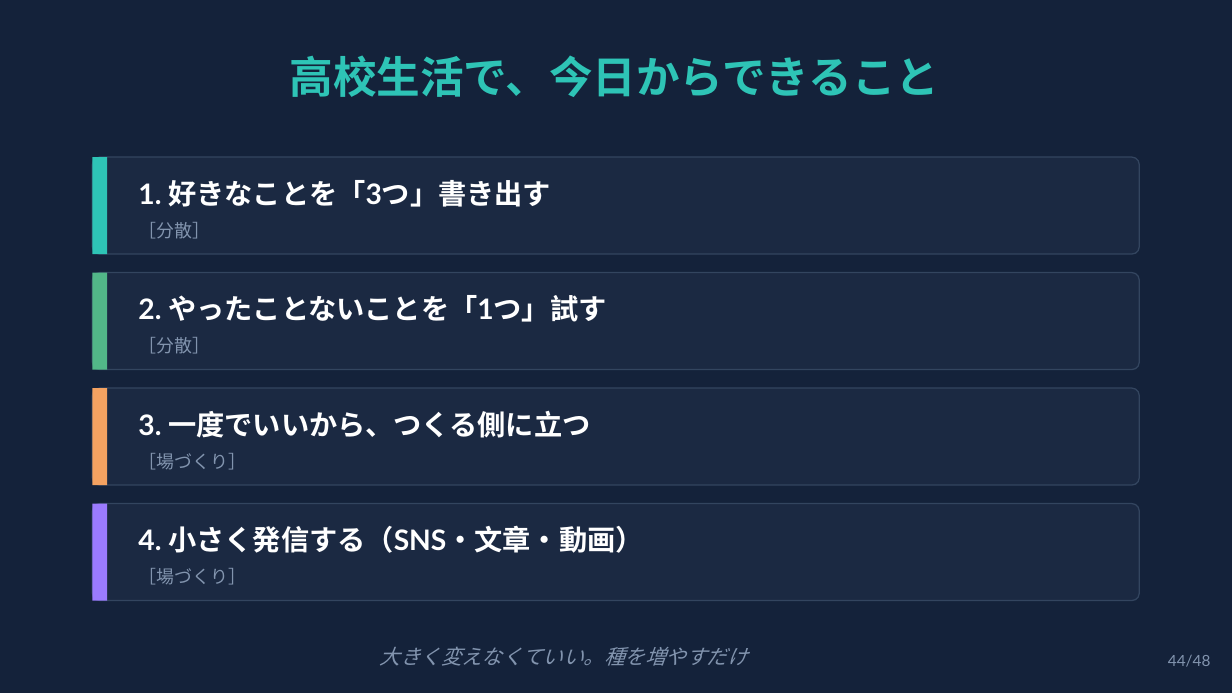
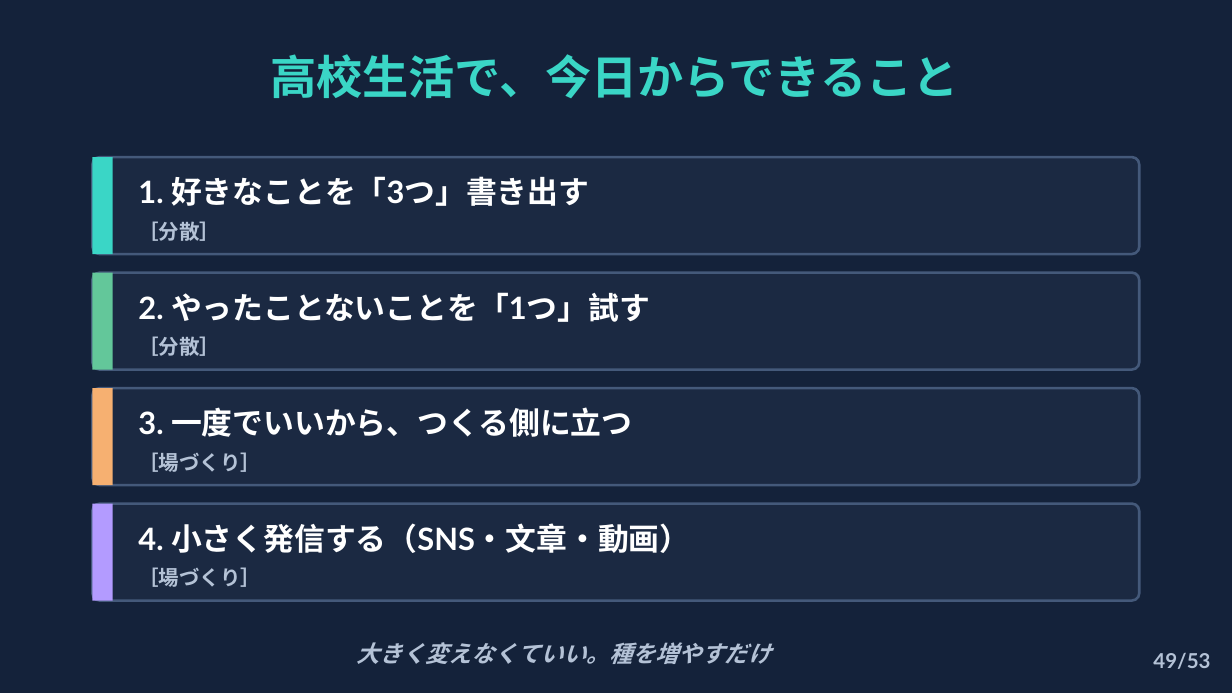
Before and after one commit to syukugennmathto/claude-daily-routines, a slide deck: slide 49 of build/career_talk_setagaya.pptx (slide 44 before the commit). Drawn at 1232x693 pixels with LibreOffice and Linux fonts; fonts in the diff are those of the drawing. Boxes give left, top, right and bottom in pixels: in the first picture for what was removed or moved away, otherwise in the second. Text is boxed around its words. In the diff, an @@ line names an element or a change of style, - is before the commit and + after.

```diff
--- a/build/career_talk_setagaya.pptx
+++ b/build/career_talk_setagaya.pptx
@@ text "高校生活で、今日からできること" at (x1=270, y1=54, x2=959, y2=98): size 34 to 36 pt, text colour #2EC4B6 to #3AD6C6 @@
@@ rectangle resized from (x1=92, y1=157, x2=107, y2=254) to (x1=92, y1=157, x2=113, y2=254) @@
@@ rectangle at (x1=92, y1=157, x2=113, y2=254): fill #2EC4B6 to #3AD6C6 @@
@@ rectangle resized from (x1=92, y1=273, x2=107, y2=370) to (x1=92, y1=273, x2=113, y2=370) @@
@@ rectangle at (x1=92, y1=273, x2=113, y2=370): fill #52B788 to #63C79A @@
@@ rectangle resized from (x1=92, y1=388, x2=107, y2=485) to (x1=92, y1=388, x2=113, y2=485) @@
@@ rectangle at (x1=92, y1=388, x2=113, y2=485): fill #F4A261 to #F6B071 @@
@@ outline #33455F 1 pt to #44597A 2 pt in 4 elements at (x1=92, y1=157, x2=1140, y2=254), (x1=92, y1=273, x2=1140, y2=370), (x1=92, y1=388, x2=1140, y2=485), (x1=92, y1=504, x2=1140, y2=601) @@
@@ rectangle resized from (x1=92, y1=504, x2=107, y2=601) to (x1=92, y1=504, x2=113, y2=601) @@
@@ rectangle at (x1=92, y1=504, x2=113, y2=601): fill #9B7BFF to #B39BFF @@
@@ size 22 to 24 pt in 4 elements at (x1=138, y1=176, x2=589, y2=206), (x1=138, y1=292, x2=650, y2=322), (x1=138, y1=407, x2=632, y2=437), (x1=138, y1=523, x2=691, y2=553) @@
@@ size 14 to 16 pt, text colour #8294AE to #B4C2D6, bold on in 4 elements at (x1=138, y1=221, x2=220, y2=241), (x1=138, y1=336, x2=220, y2=356), (x1=138, y1=452, x2=261, y2=472), (x1=138, y1=567, x2=261, y2=587) @@
@@ text "大きく変えなくていい。種を増やすだけ" at (x1=356, y1=642, x2=771, y2=664): size 16 to 18 pt, text colour #8294AE to #B4C2D6, bold on @@
@@ text at (x1=1153, y1=653, x2=1210, y2=669): text changed; size 12 to 16 pt; text colour #8294AE to #B4C2D6; bold on @@
-44/48
+49/53
```
Also in this commit, not shown: 47 other slides changed, 5 slides added, 3 other files.
